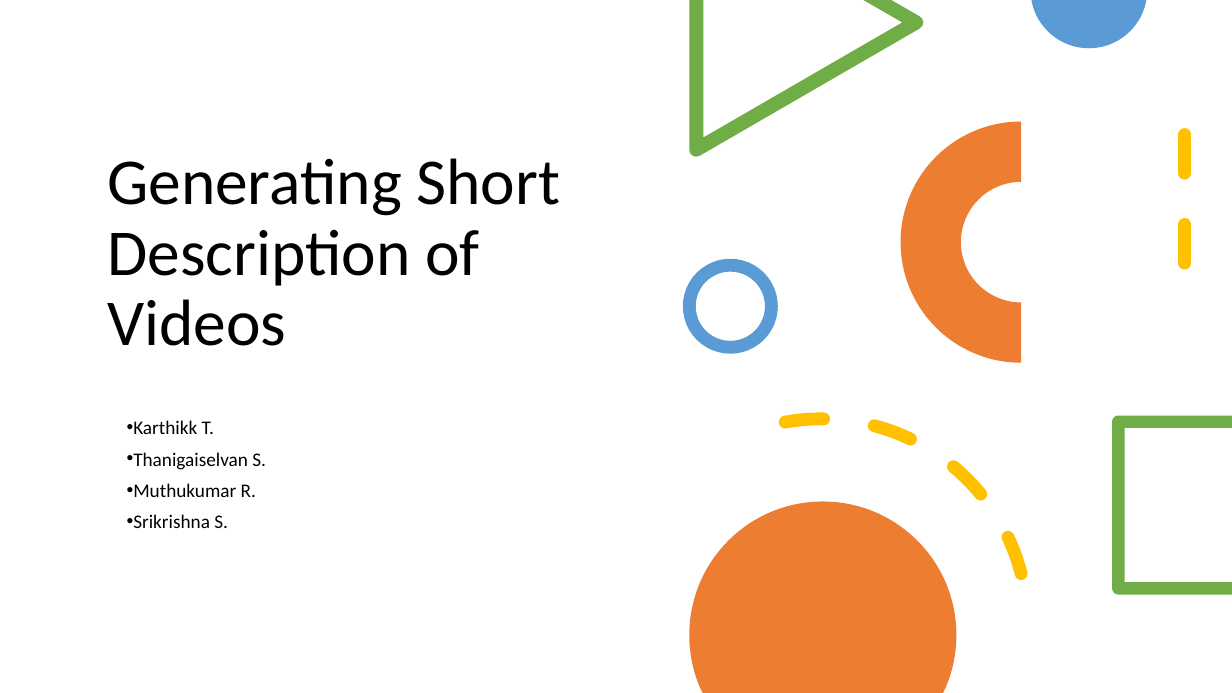
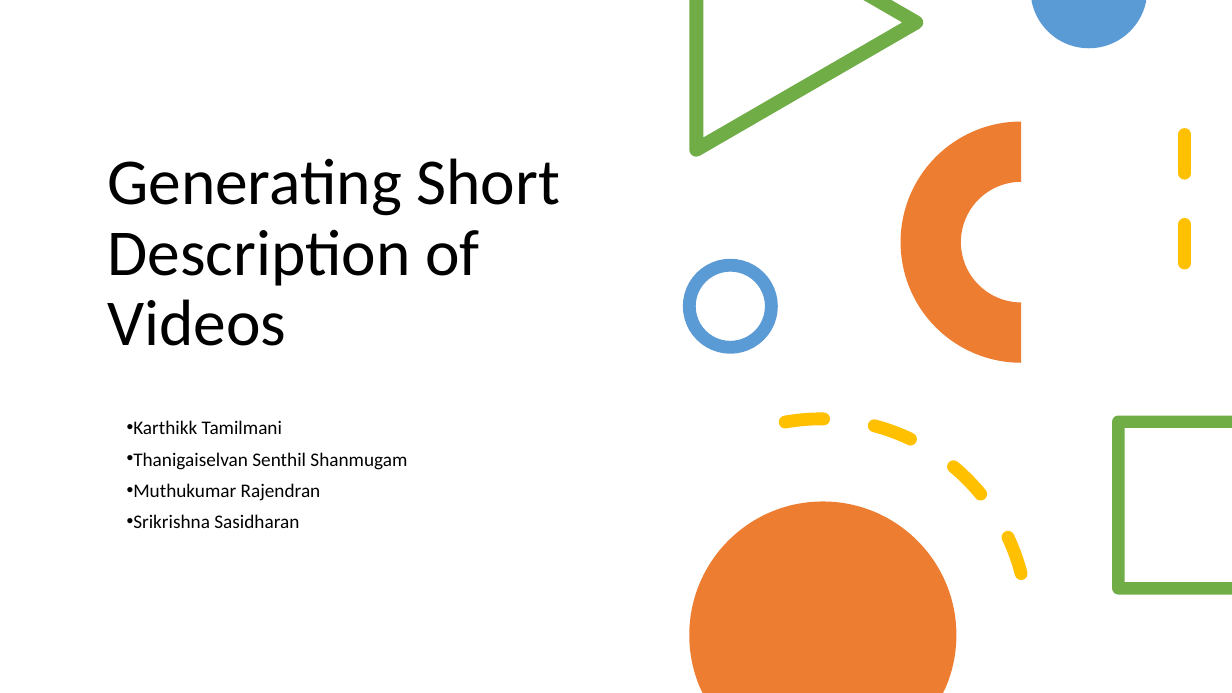
Before and after one commit to karthikktamilmani/Text_Summarization, a slide deck: slide 1 of presentation/p_09.pptx. Drawn at 1232x693 pixels with LibreOffice and Linux fonts; fonts in the diff are those of the drawing. Boxes give left, top, right and bottom in pixels: in the first picture for what was removed or moved away, otherwise in the second. Text is boxed around its words. In the diff, an @@ line names an element or a change of style, - is before the commit and + after.

```diff
--- a/presentation/p_09.pptx
+++ b/presentation/p_09.pptx
@@ subtitle at box(133, 420, 407, 528): text changed @@
-• Karthikk T.
-• Thanigaiselvan S.
-• Muthukumar R.
-• Srikrishna S.
+• Karthikk Tamilmani
+• Thanigaiselvan Senthil Shanmugam
+• Muthukumar Rajendran
+• Srikrishna Sasidharan
```
Also in this commit, not shown: 6 other slides changed, 3 slides added, 2 slides removed.
